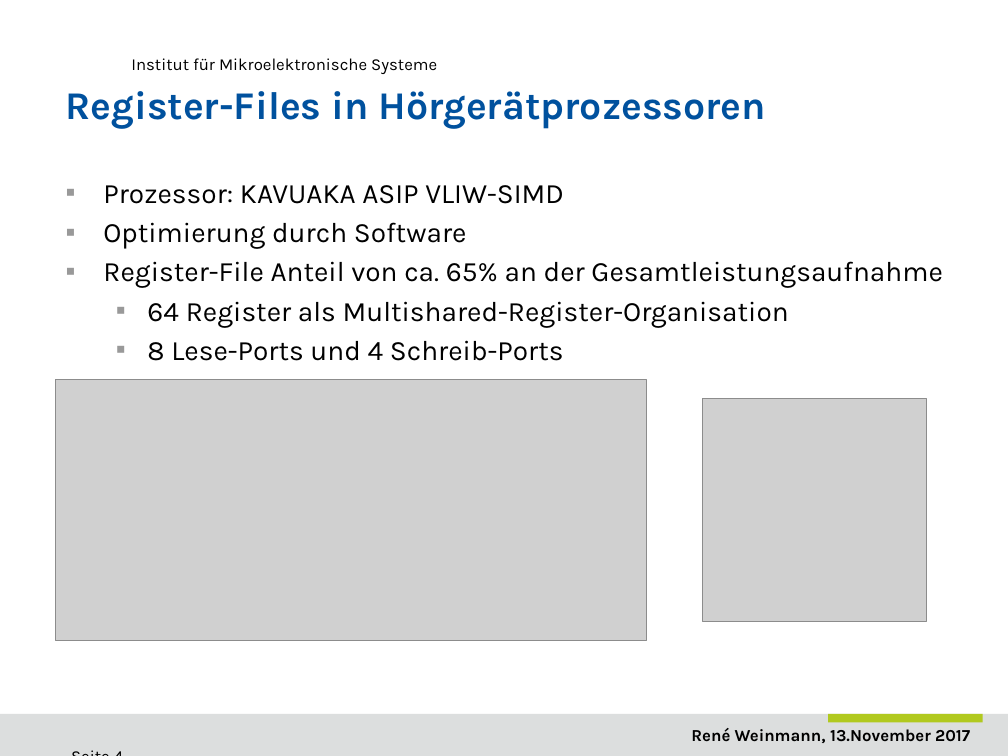
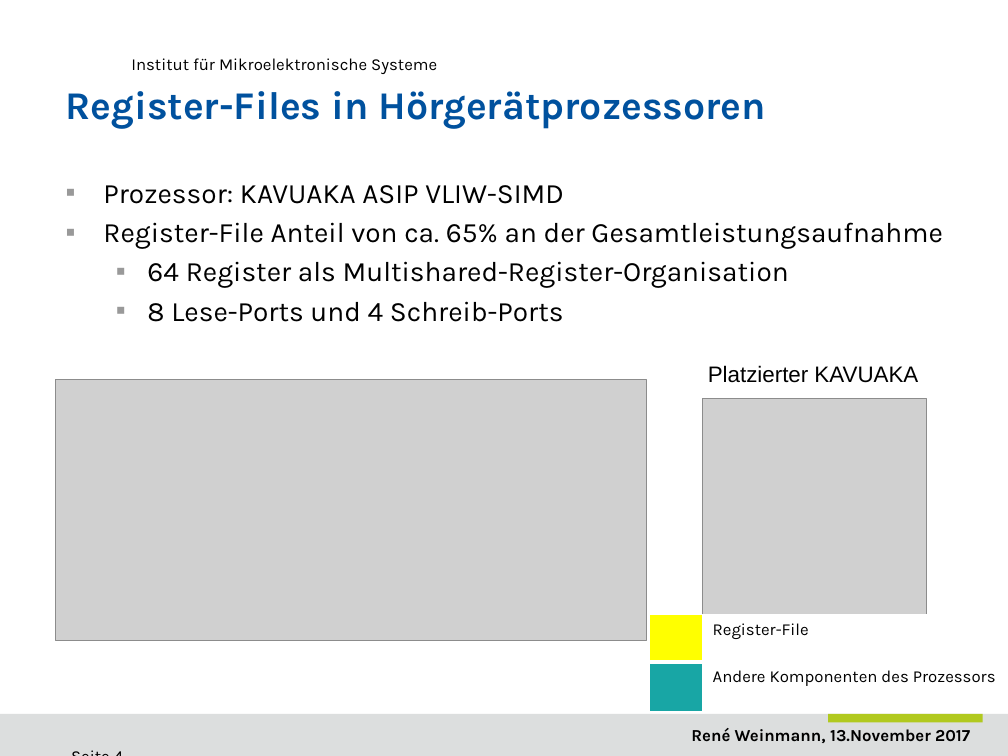
Before and after one commit to ReneWeinmann/Masterarbeit, a slide deck: slide 4 of Presentation_Rene_Weinmann.pptx. Drawn at 1008x756 pixels with LibreOffice and Linux fonts; fonts in the diff are those of the drawing; grey boxes stand for pictures; background and template pictures are left out. Boxes give left, top, right and bottom in pixels: in the first picture for what was removed or moved away, otherwise in the second. Text is boxed around its words. In the diff, an @@ line names an element or a change of style, - is before the commit and + after.

```diff
--- a/Presentation_Rene_Weinmann.pptx
+++ b/Presentation_Rene_Weinmann.pptx
@@ text at [103,222,467,249]: paragraph removed @@
-▪ Optimierung durch Software
@@ text added at [708,365,918,383], 16 pt, text #000000 @@
+Platzierter KAVUAKA
@@ table added at [649,615,1008,712], 2 rows, 2 columns @@
+ | Register-File
+ | Andere Komponenten des Prozessors
```
Also in this commit, not shown: 11 other slides changed, 1 slide added, 1 other file.
